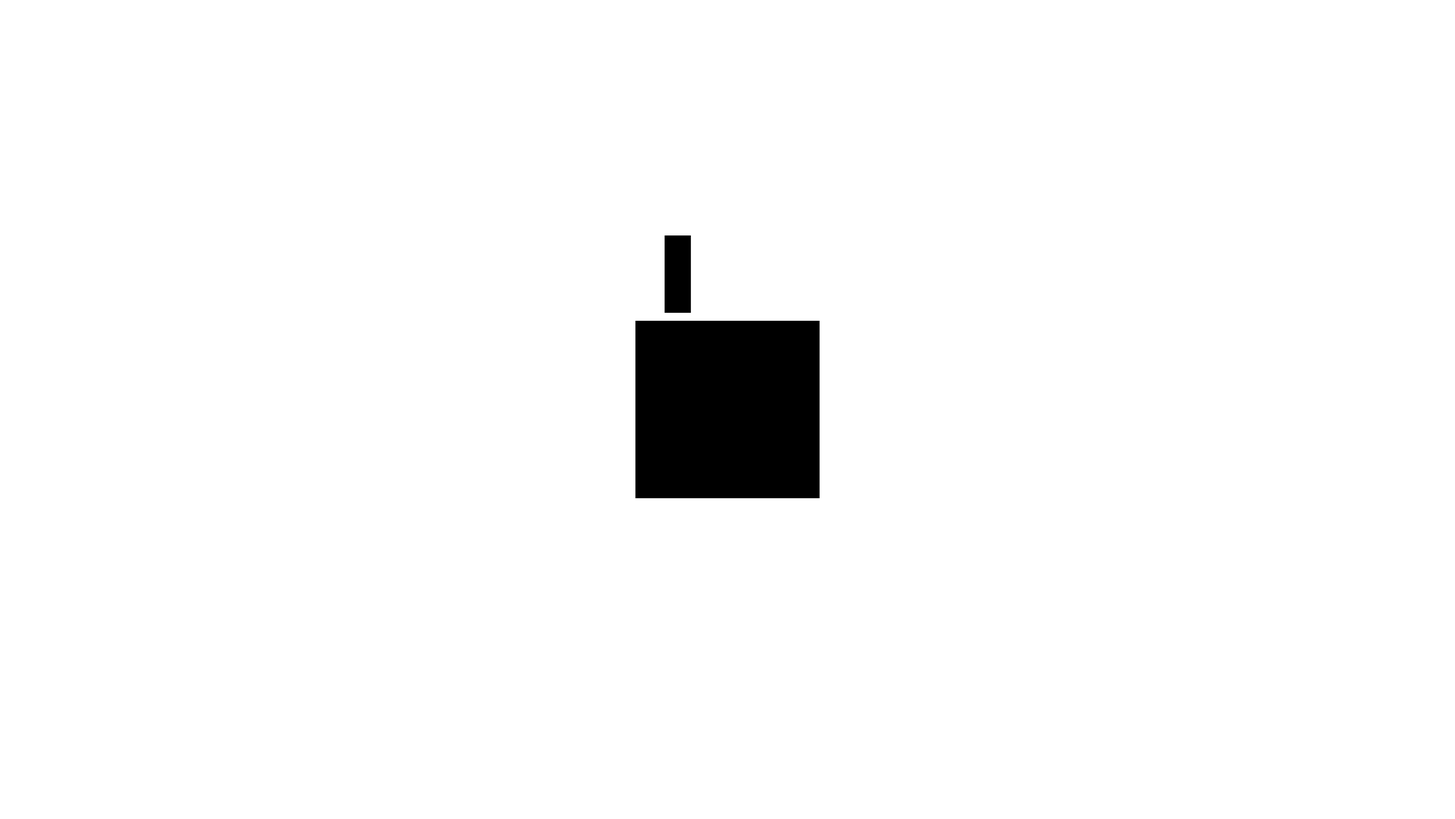
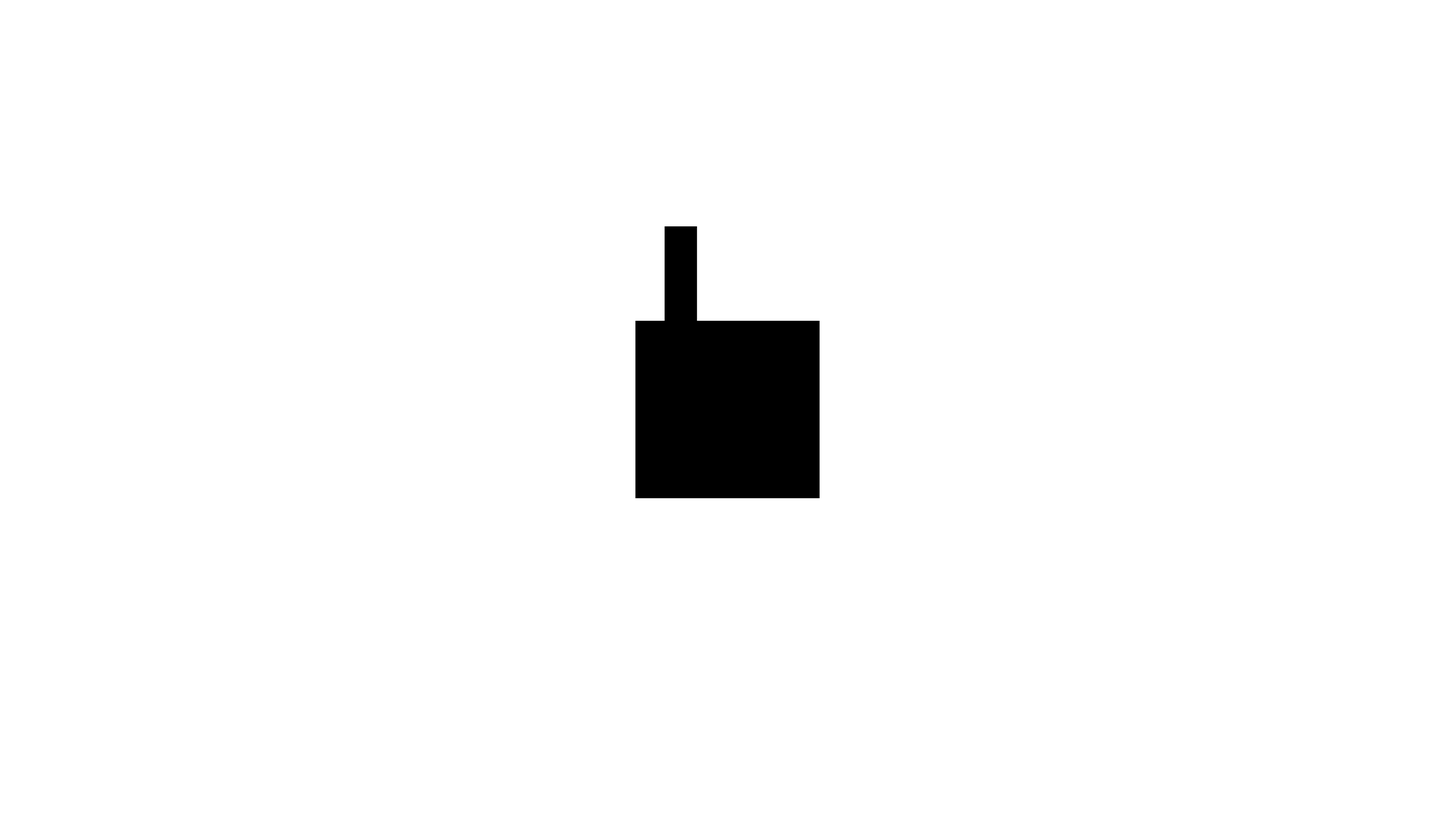
Layer changes from the first 1455 × 819 image to the second:
painted on "Player" over [664, 226, 698, 321]
